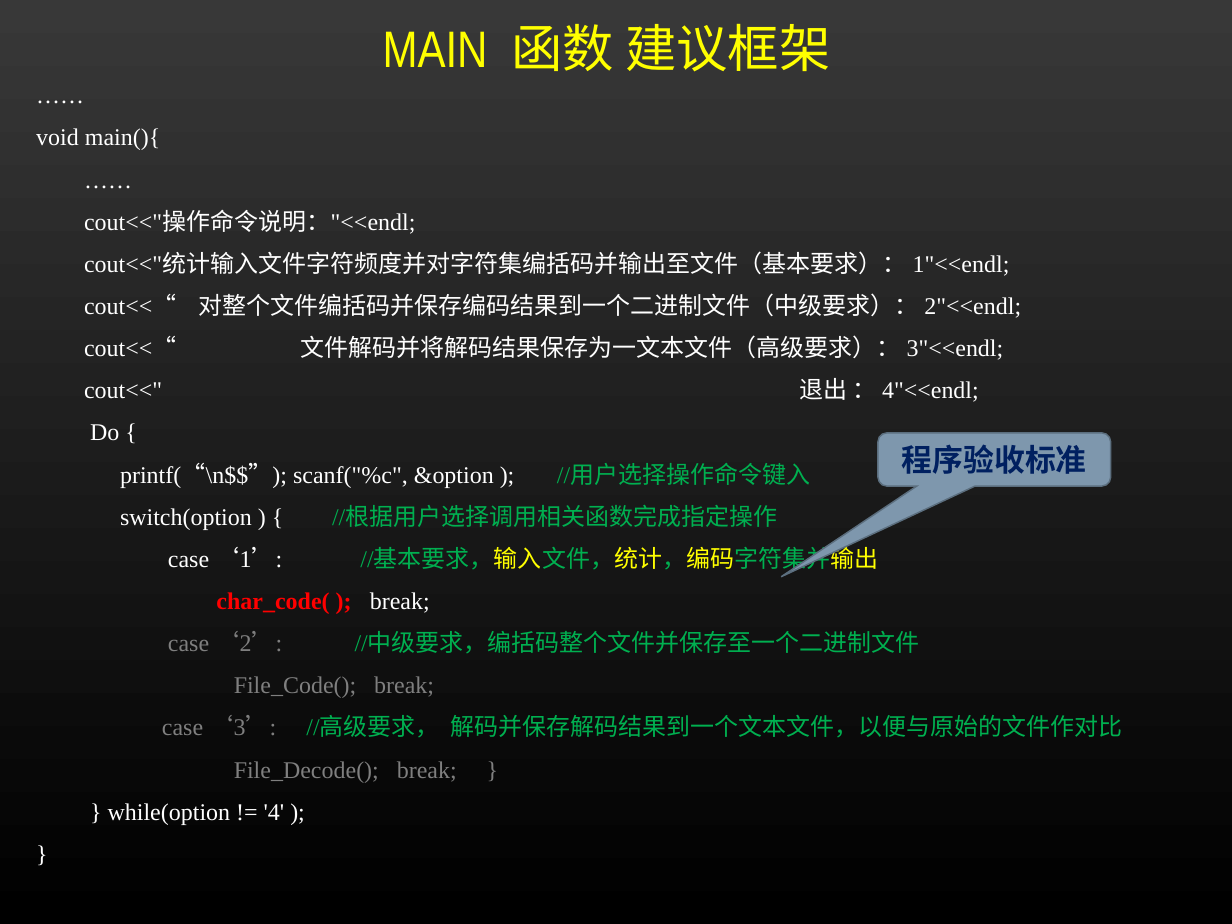
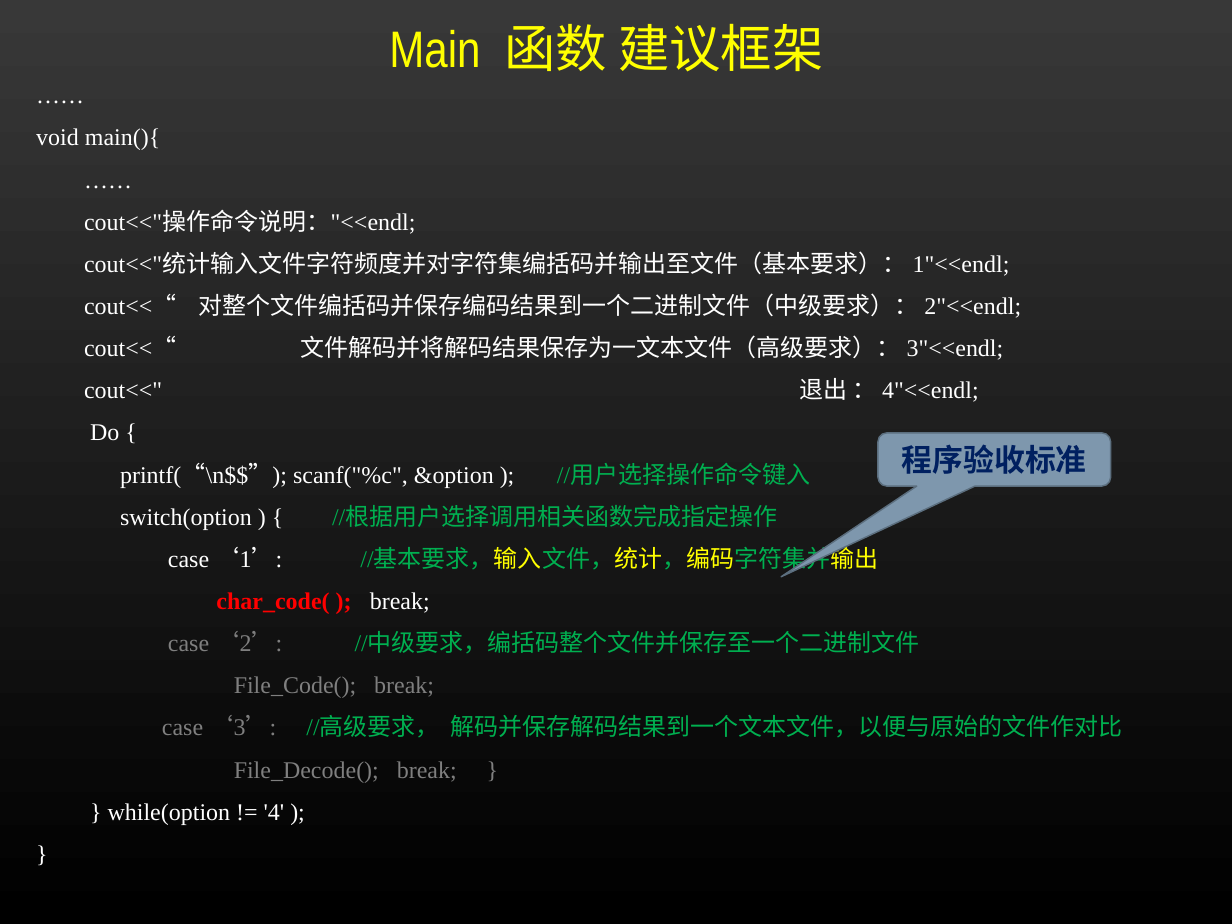
Before and after one commit to CC1AH/Huffman_coder-decoder_calculator, a slide deck: slide 7 of 来自课堂-项目和总结要求等/第二次试验/Project2内容及要求.ppt (slide 8 before the commit). Drawn at 1232x924 pixels with LibreOffice and Linux fonts; fonts in the diff are those of the drawing; background and template pictures are left out. Boxes give left, top, right and bottom in pixels: in the first picture for what was removed or moved away, otherwise in the second. Text is boxed around its words. In the diff, an @@ line names an element or a change of style, - is before the commit and + after.

```diff
--- a/来自课堂-项目和总结要求等/第二次试验/Project2内容及要求.ppt
+++ b/来自课堂-项目和总结要求等/第二次试验/Project2内容及要求.ppt
@@ title at [389,24,823,72]: text changed @@
-MAIN 函数 建议框架
+Main 函数 建议框架
```
Also in this commit, not shown: 6 other slides changed, 1 slide removed, 8 other files.
